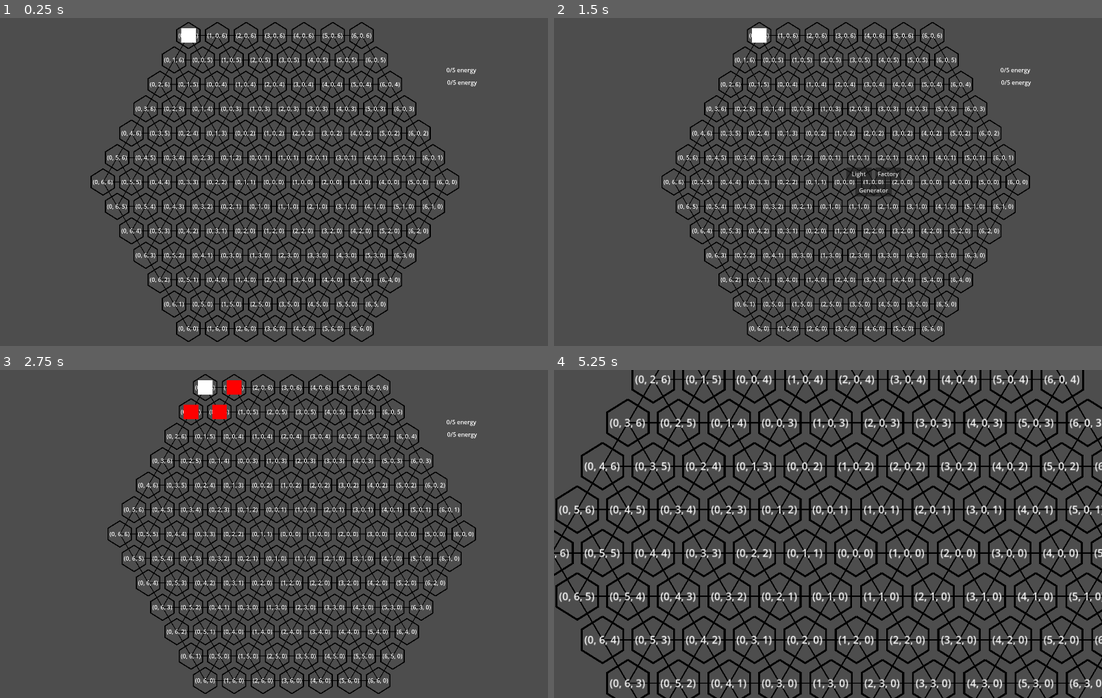
Above: before the commit, frames 1-4 (two rows, left to right).
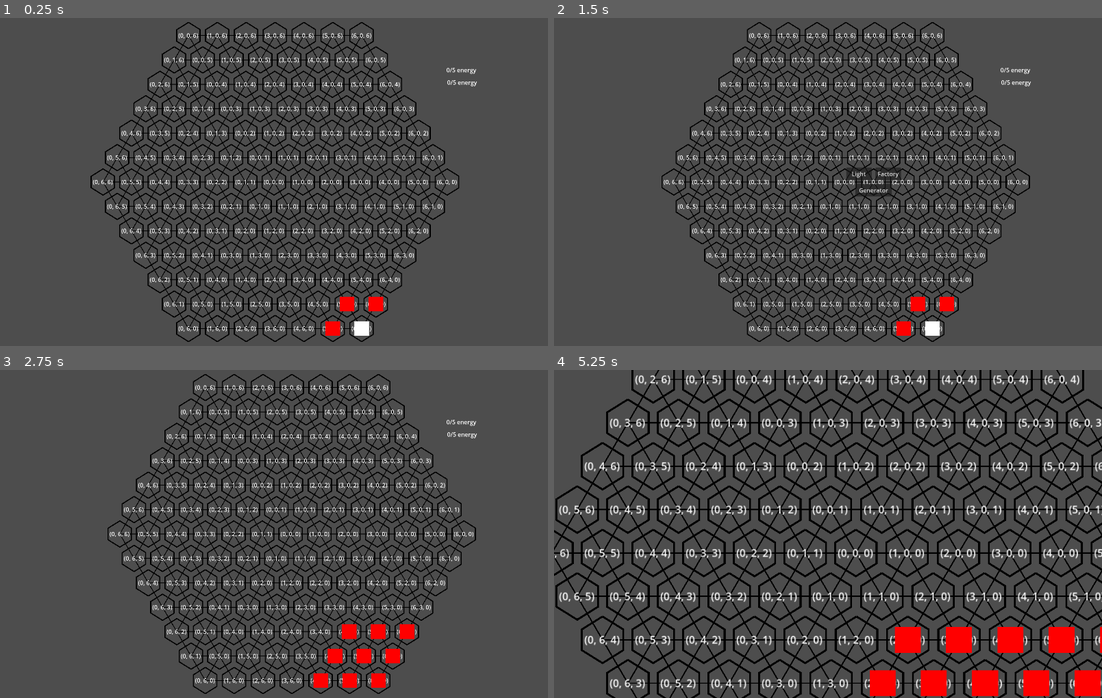
Above: after the commit, the same moments.

Repository: KlaimP/GameJam2.0
Game: Godot game, scene res://main.tscn
The game is run twice, just before and just after one commit, with the same random seed, the same clock (stepped at 60 frames per second) and the same inputs.
Inputs (mouse positions are in pixels of both pictures, inside the frame that each line leads up to):
- Up to frame 1 (0.25 s): no input
- Up to frame 2 (1.5 s): tap Enter at 0.5 s; tap Mouse wheel up (cam_zoom_in) at 0.6 s; click (828, 182) at 0.67 s; tap Space at 1.25 s; move the mouse to (877, 182) at 1.27 s; tap Mouse wheel down (cam_zoom_out) at 1.35 s; click (877, 182) at 1.42 s
- Up to frame 3 (2.75 s): click "Factory" at 2 s
- Up to frame 4 (5.25 s): tap Enter at 2.75 s; move the mouse to (828, 556) at 2.77 s; press the mouse at (828, 556) at 2.78 s; release the mouse at (828, 556) at 3.5 s; click "Light" at 3.5 s; tap Space at 4.25 s; move the mouse to (828, 511) at 4.27 s; tap Mouse wheel up (cam_zoom_in) at 4.35 s; click (828, 511) at 4.42 s; click "Generator" at 5 s

The runs differ from the first frame. In frame 1, 0.6% of the frame differs, in the area x 33-70%, y 3-97%; in frame 2, 0.6%; in frame 3, 1.6%; in frame 4, 3.5%, in the area x 57-100%, y 78-100%.

Commit message:
распространение 21:40

Diff:
--- a/Dark.gd
+++ b/Dark.gd
@@ -6,23 +6,68 @@
 @onready var artFutInf = load("res://dark_3.tscn")
 
 
-var arr: Array
+var infectedTiles: Array
 var futureInfectedTiles: Array
 
+
+
 func _ready():
-	EventBus.end_turn.connect(future_infect)
-	infect(map.tiles[Vector3(0, 0, 6)])
+	var maxCount = -10 ** 7
+	var maxTile
+	for i in map.tiles:
+		if i[0] + i[1] + i[2] > maxCount:
+			maxCount = i[0] + i[1] + i[2]
+			maxTile = Vector3(i[0], i[1], i[2])
+	var infectedTile = artInf.instantiate()
+	map.tiles[Vector3(maxTile)].add_child(infectedTile)
+	map.tiles[Vector3(maxTile)].dark = infectedTile
+	infectedTiles.append(map.tiles[Vector3(maxTile)])
+	future_infected()
+	EventBus.end_turn.connect(infect)
 
-func infect(tile):
-	var infectedTile = artInf.instantiate()
-	tile.add_child(infectedTile)
-	tile.dark = infectedTile
-	arr.append(tile)
+func infect():
+	for i in futureInfectedTiles:
+		if i.lightPower < dark:
+			var infectedTile = artInf.instantiate()
+			i.add_child(infectedTile)
+			i.dark = infectedTile
+			infectedTiles.append(i)
+	future_infected()
 
-func future_infect():
-	for i in arr:
+func future_infected():
+	for i in infectedTiles:
 		for j in map.find_neighbors(i.tilePosition):
 			if j.lightPower < dark:
-				var futureInfectedTile = artFutInf.instantiate()
-				j.add_child(futureInfectedTile)
+				var infectedTile = artFutInf.instantiate()
+				j.add_child(infectedTile)
 				futureInfectedTiles.append(j)
+
+func check_color(tile):
+	pass
+
+#func end_turn():
+	#for i in futureInfectedTiles:
+		#if i.lightPower < dark:
+			#var infectedTile = artInf.instantiate()
+			#i.add_child(infectedTile)
+			#i.dark = infectedTile
+			#arr.append(i)
+#
+#func _ready():
+	#EventBus.end_turn.connect(end_turn)
+	#infect(map.tiles[Vector3(0, 0, 6)])
+#
+#func infect(tile):
+	#var infectedTile = artInf.instantiate()
+	#tile.add_child(infectedTile)
+	#tile.dark = infectedTile
+	#arr.append(tile)
+	#future_infect()
+#
+#func future_infect():
+	#for i in arr:
+		#for j in map.find_neighbors(i.tilePosition):
+			#if j.lightPower < dark:
+				#var futureInfectedTile = artFutInf.instantiate()
+				#j.add_child(futureInfectedTile)
+				#futureInfectedTiles.append(j)
--- a/main.tscn
+++ b/main.tscn
@@ -32,6 +32,7 @@
 script = ExtResource("2_mnvyg")
 
 [node name="Label2" type="Label" parent="Camera2D/Control"]
+layout_mode = 0
 offset_left = 474.0
 offset_top = -285.0
 offset_right = 545.0
Not shown: 1 places in components/Castle.tscn that only renumber resources
Not shown: 1 places in main.tscn that only renumber resources
